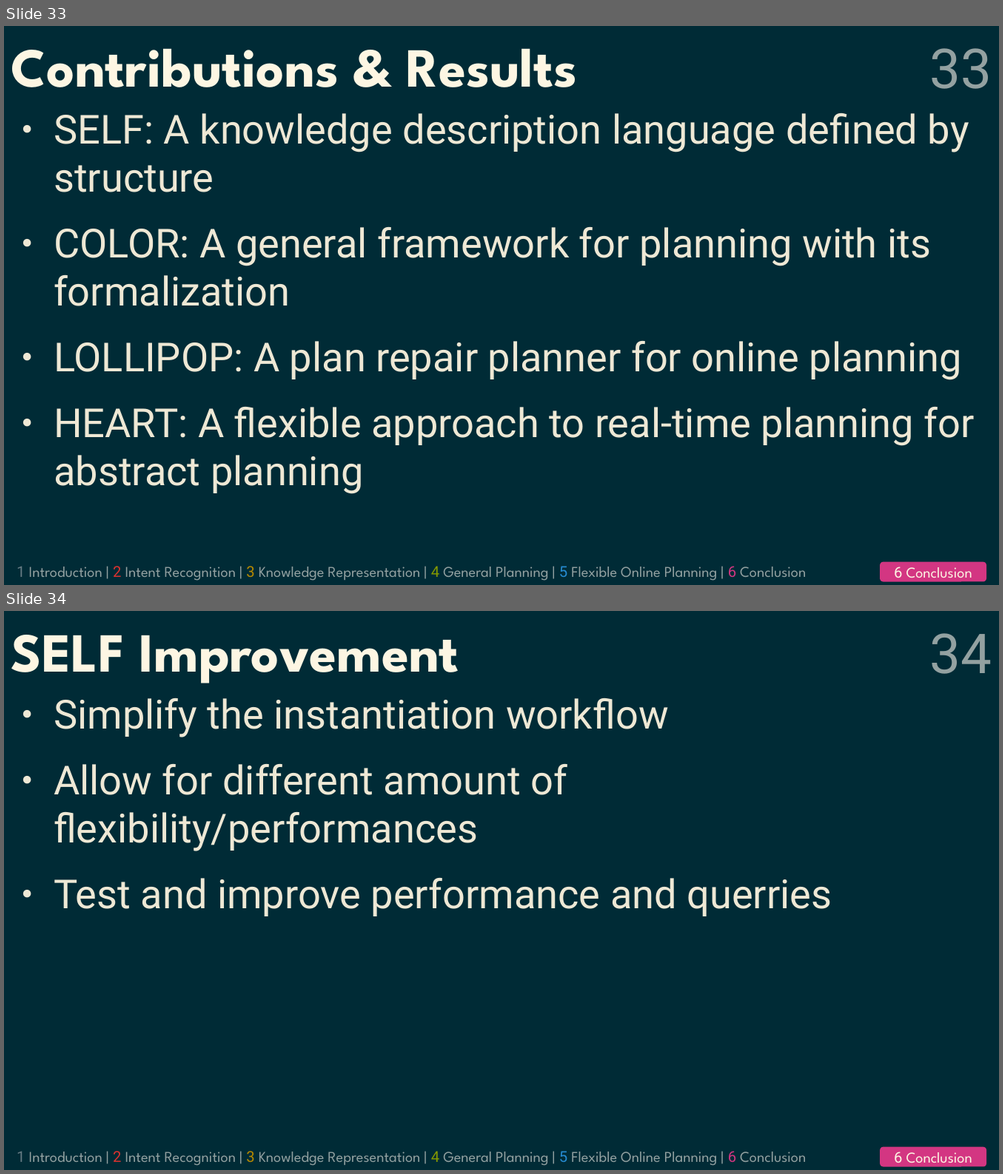
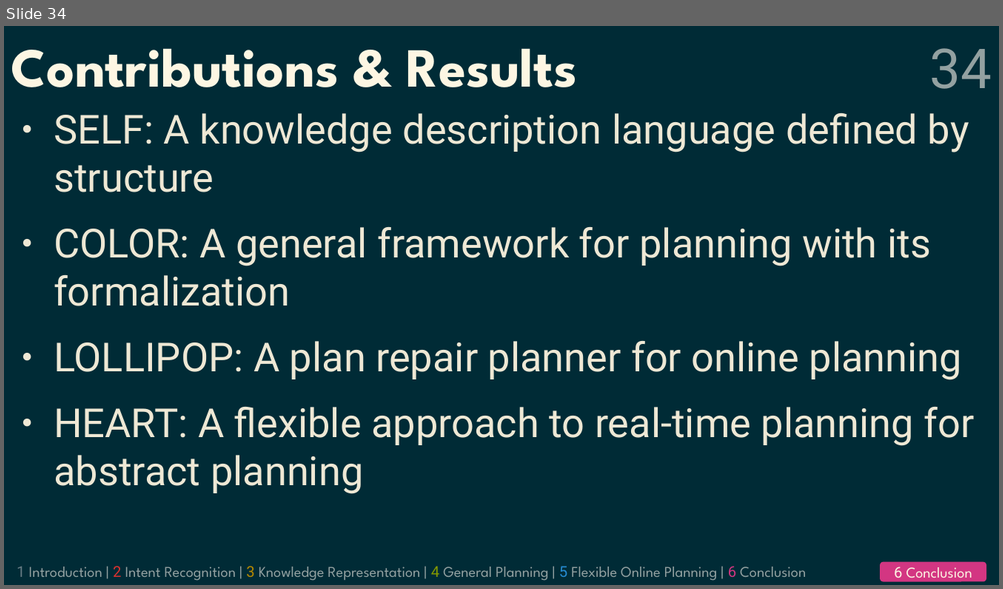
Before and after one commit to grea09/gennio, a slide deck: doc/defense.odp. Shown one above the other, each under a label of ours: slides 33 and 34 before the commit, slide 34 after it. The pictures are 1003x1174 and 1003x589 pixels, drawn with LibreOffice and Linux fonts; fonts in the diff are those of the drawing. Boxes give left, top, right and bottom in pixels: in the first picture for what was removed or moved away, otherwise in the second. Text is boxed around its words. In the diff, an @@ line names an element or a change of style, - is before the commit and + after.

```diff
--- a/doc/defense.odp
+++ b/doc/defense.odp
@@ slide 34 removed at (x1=4, y1=611, x2=999, y2=1170), background #002B36; not listed: 1 template element that a slide beside it also shows @@
@@ title removed at (x1=11, y1=635, x2=459, y2=684) @@
-SELF Improvement
@@ page number removed at (x1=929, y1=633, x2=991, y2=674) @@
-34
@@ text removed at (x1=54, y1=698, x2=831, y2=917) @@
-● Simplify the instantiation workflow
-● Allow for different amount of flexibility/performances
-● Test and improve performance and querries
@@ rounded rectangle removed at (x1=880, y1=1147, x2=987, y2=1167) @@
-6 Conclusion
@@ what was slide 33 is now slide 34 @@
@@ page number at (x1=929, y1=48, x2=991, y2=89): text changed @@
-33
+34
```
Also in this commit, not shown: 4 slides changed, 1 other slide removed, 3 other files.
